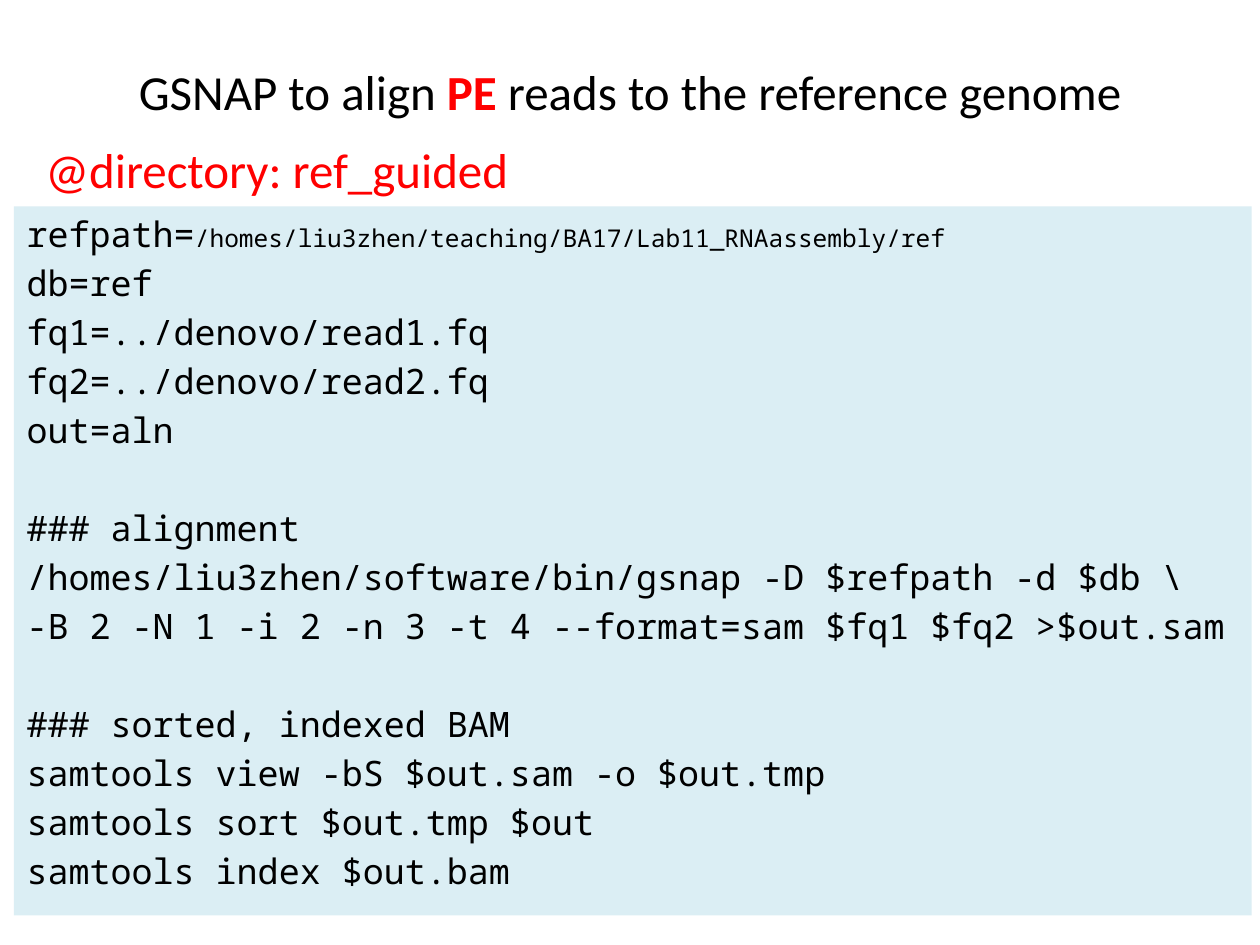
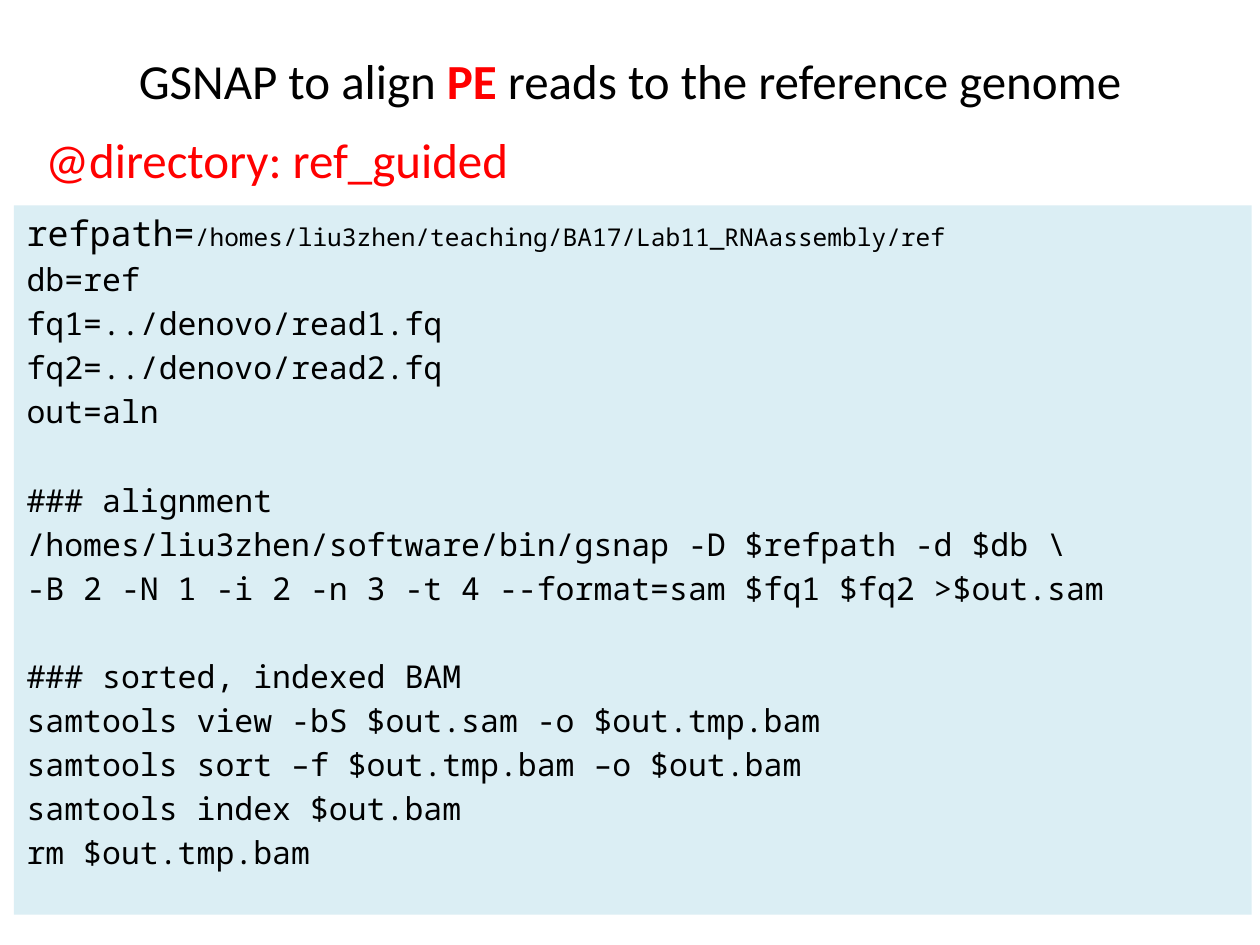
Before and after one commit to ravinpoudel/PLPTH813Bioinformatics, a slide deck: slide 12 of labs/lab11_RNA-Seq.pptx. Drawn at 1260x945 pixels with LibreOffice and Linux fonts; fonts in the diff are those of the drawing. Boxes give left, top, right and bottom in pixels: in the first picture for what was removed or moved away, otherwise in the second. Text is boxed around its words. In the diff, an @@ line names an element or a change of style, - is before the commit and + after.

```diff
--- a/labs/lab11_RNA-Seq.pptx
+++ b/labs/lab11_RNA-Seq.pptx
@@ title "GSNAP to align PE reads ...": place and size @@
-title "GSNAP to align PE reads ..." at (139, 76, 1121, 119)
+title "GSNAP to align PE reads ..." at (139, 65, 1121, 108)
@@ text "@directory: ref_guided": place and size @@
-text "@directory: ref_guided" at (45, 154, 508, 197)
+text "@directory: ref_guided" at (45, 144, 508, 187)
@@ text at (27, 267, 1104, 822): size 20 to 18 pt in "db=ref", "fq1=../denovo/read1.fq", "fq2=../denovo/read2.fq", "out=aln" and 5 more places @@
@@ text at (27, 708, 821, 784): text changed; size 20 to 18 pt @@
-samtools view -bS $out.sam -o $out.tmp
-samtools sort $out.tmp $out
+samtools view -bS $out.sam -o $out.tmp.bam
+samtools sort –f $out.tmp.bam –o $out.bam
@@ text at (27, 840, 310, 872): paragraph added @@
+rm $out.tmp.bam
```
